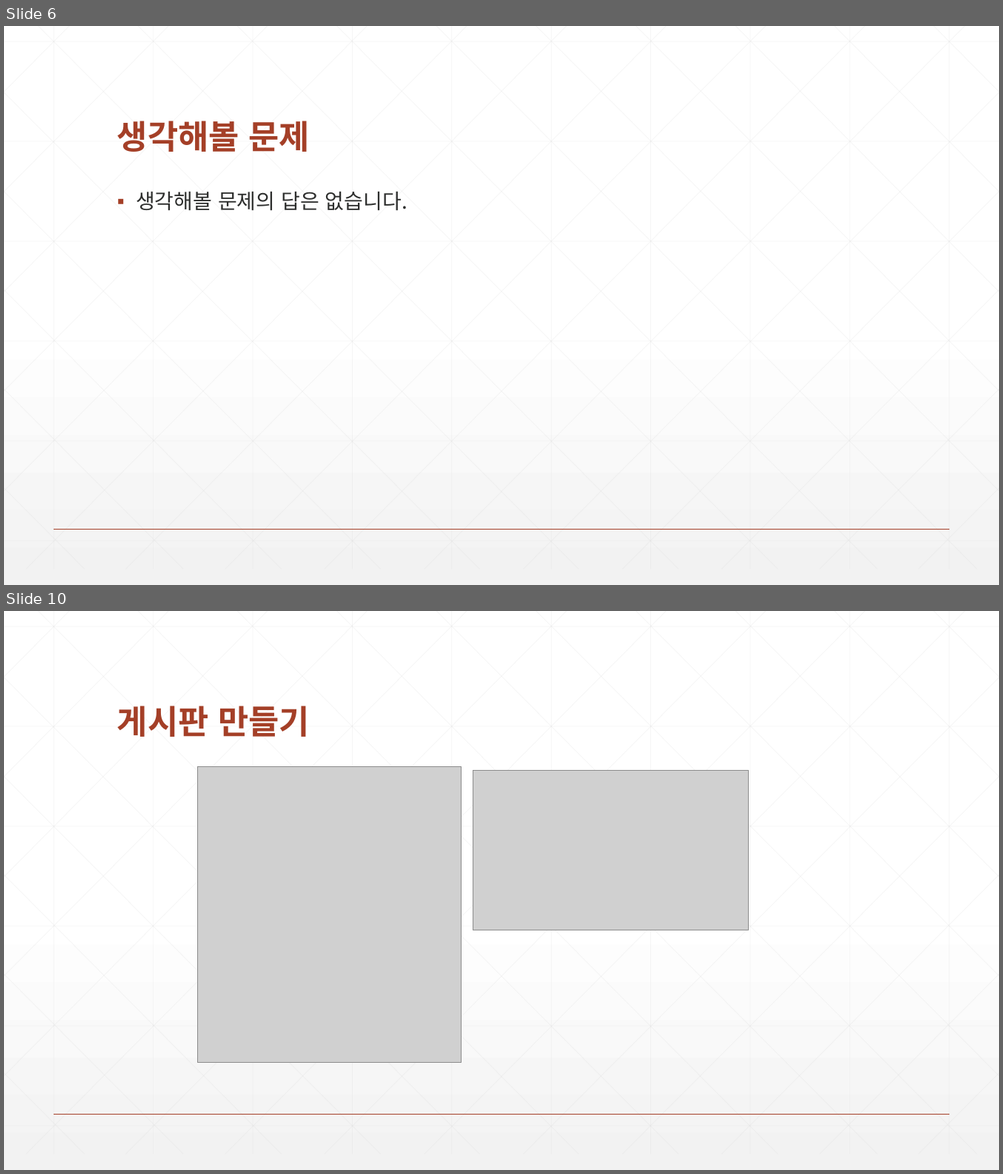
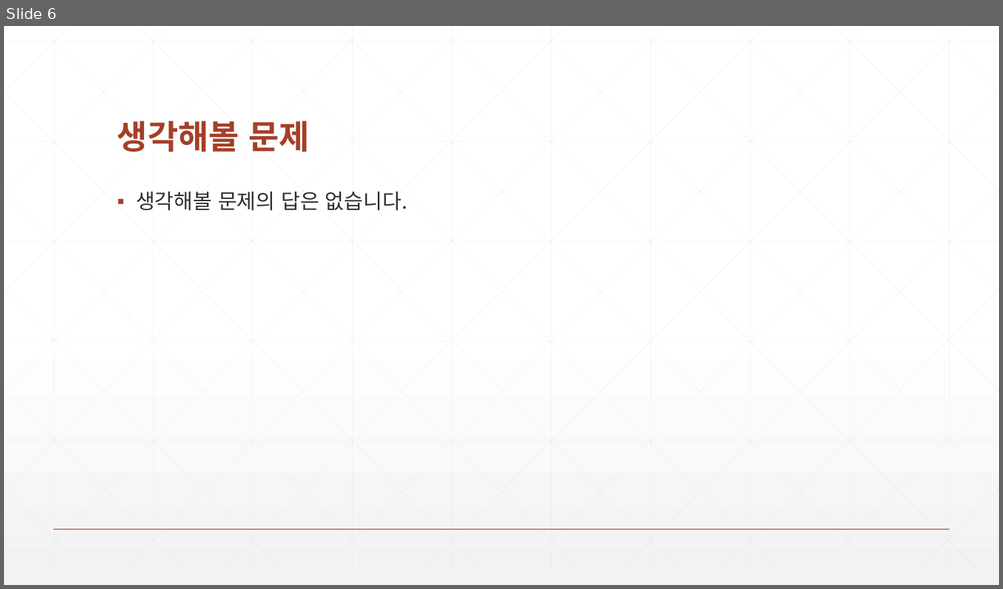
Before and after one commit to zeroshift01/code5, a slide deck: inflearn01/doc/교재_개정내용.pptx. Shown one above the other, each under a label of ours: slides 6 and 10 before the commit, slide 6 after it; the slides between them are not shown. The pictures are 1003x1174 and 1003x589 pixels, drawn with LibreOffice and Linux fonts; fonts in the diff are those of the drawing; grey boxes stand for pictures. Boxes give left, top, right and bottom in pixels: in the first picture for what was removed or moved away, otherwise in the second. Text is boxed around its words. In the diff, an @@ line names an element or a change of style, - is before the commit and + after.

```diff
--- a/inflearn01/doc/교재_개정내용.pptx
+++ b/inflearn01/doc/교재_개정내용.pptx
@@ slide 10 removed at (4,611,999,1170), background gradient #FFFFFF to #F2F2F2; not listed: 47 template elements that a slide beside it also shows @@
@@ title removed at (117,706,310,737) @@
-게시판 만들기
@@ picture removed at (198,767,461,1063) @@
@@ picture removed at (472,771,748,931) @@
```
Also in this commit, not shown: 12 other slides removed, 22 other files.
